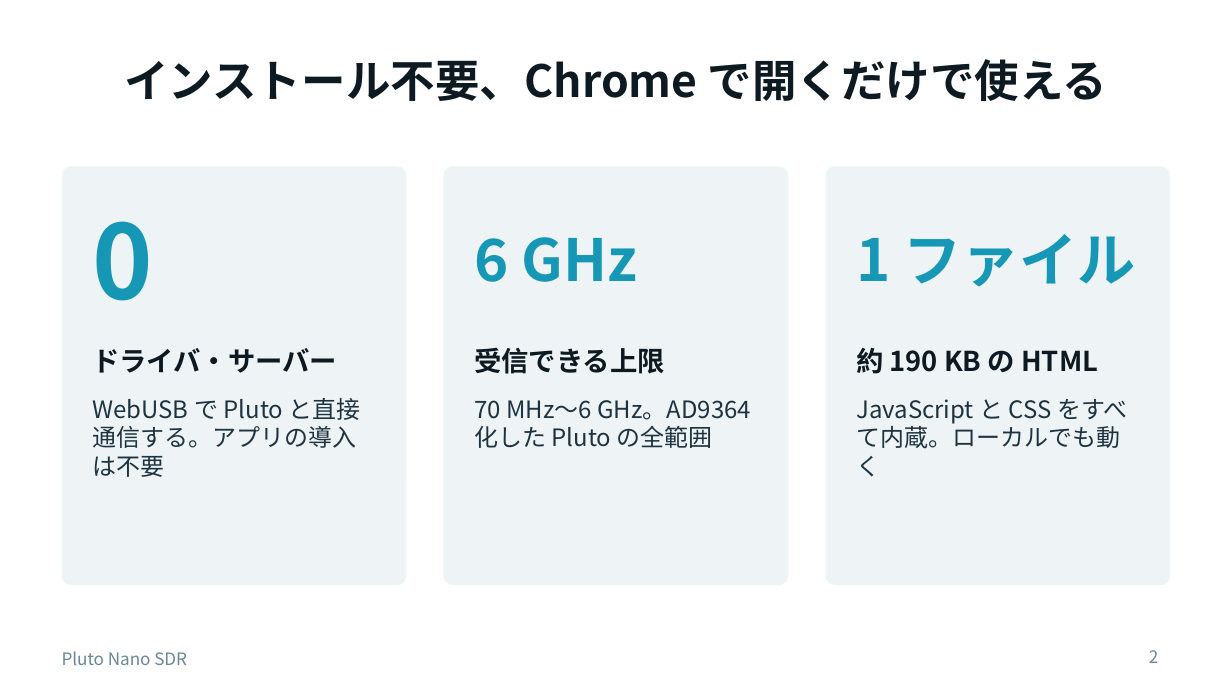
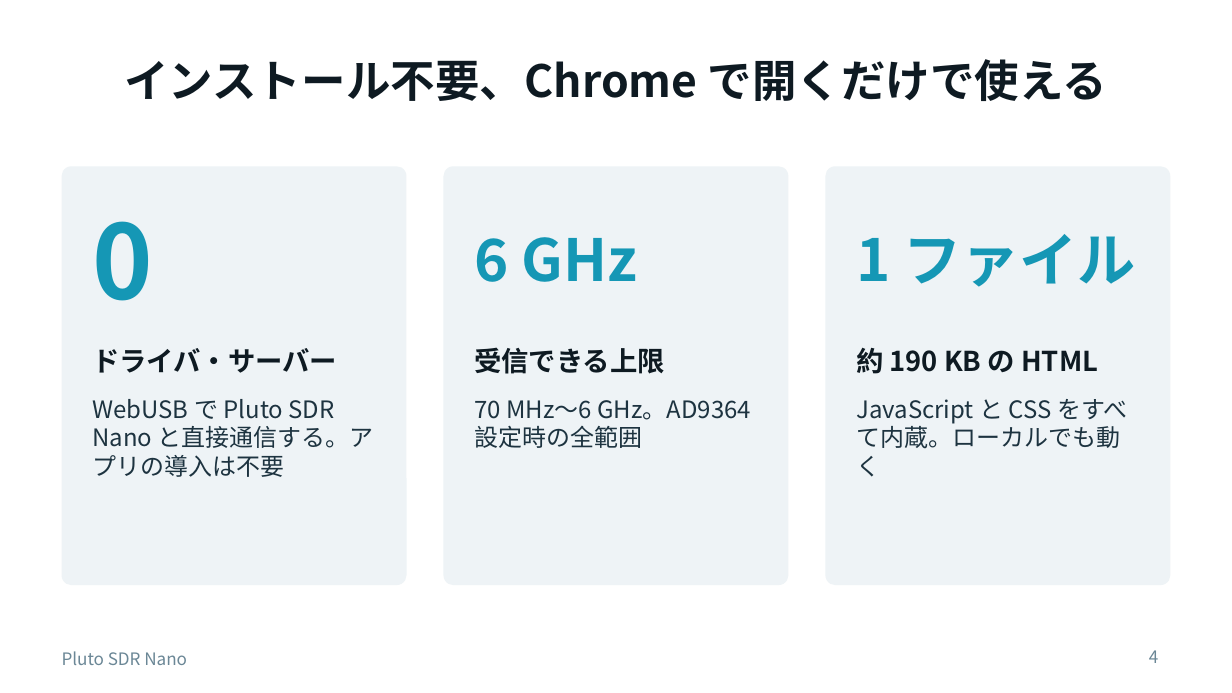
Before and after one commit to pokibon3/PlutoNano, a slide deck: slide 4 of docs/PlutoNano_presentation.pptx (slide 2 before the commit). Drawn at 1232x693 pixels with LibreOffice and Linux fonts; fonts in the diff are those of the drawing. Boxes give left, top, right and bottom in pixels: in the first picture for what was removed or moved away, otherwise in the second. Text is boxed around its words. In the diff, an @@ line names an element or a change of style, - is before the commit and + after.

```diff
--- a/docs/PlutoNano_presentation.pptx
+++ b/docs/PlutoNano_presentation.pptx
@@ text at [92,399,374,477]: text changed @@
-WebUSB で Pluto と直接通信する。アプリの導入は不要
+WebUSB で Pluto SDR Nano と直接通信する。アプリの導入は不要
@@ text at [474,400,751,448]: text changed @@
-70 MHz〜6 GHz。AD9364 化した Pluto の全範囲
+70 MHz〜6 GHz。AD9364 設定時の全範囲
@@ text at [62,651,187,665]: text changed @@
-Pluto Nano SDR
+Pluto SDR Nano
@@ page number at [1149,650,1159,663]: text changed @@
-2
+4
```
Also in this commit, not shown: 8 other slides changed, 2 slides added, 11 other files.
